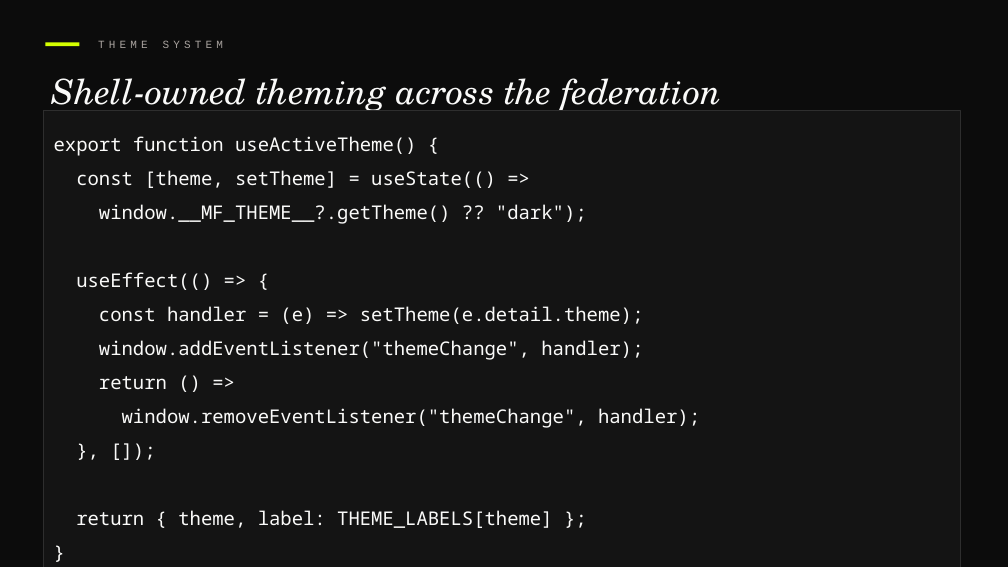
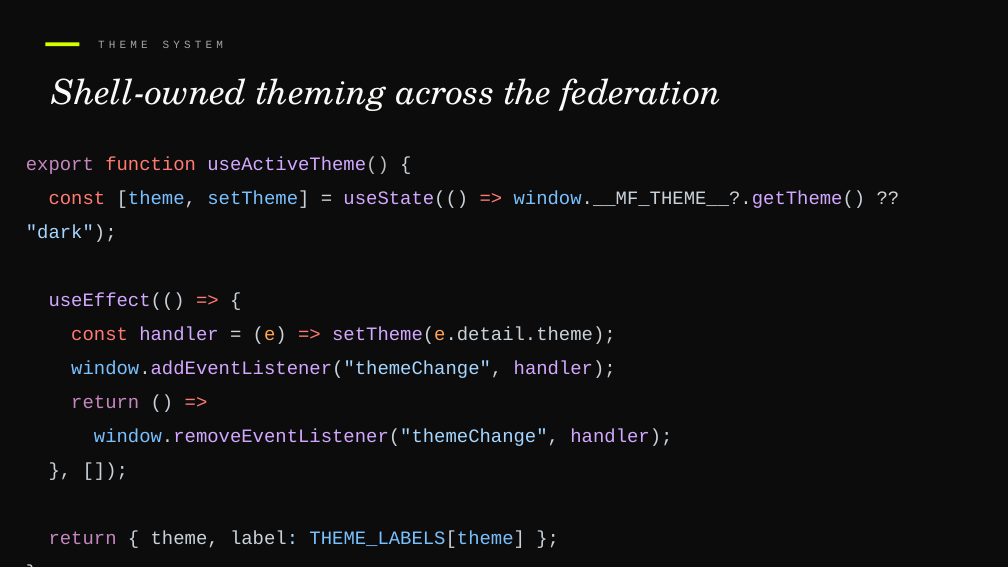
Before and after one commit to devlinduldulao/module-federation-demo, a slide deck: slide 31 of presentation/module-federation.pptx. Drawn at 1008x567 pixels with LibreOffice and Linux fonts; fonts in the diff are those of the drawing. Boxes give left, top, right and bottom in pixels: in the first picture for what was removed or moved away, otherwise in the second. Text is boxed around its words. In the diff, an @@ line names an element or a change of style, - is before the commit and + after.

Commit message:
updated

```diff
--- a/presentation/module-federation.pptx
+++ b/presentation/module-federation.pptx
@@ text "export function useActiveTheme() {": place and size @@
-text "export function useActiveTheme() {" at (43, 111, 960, 567)
+text "export function useActiveTheme() {" at (26, 156, 866, 548)
@@ text "export function useActiveTheme() {" at (26, 156, 866, 548): fill #141414 to none; outline #2E2E2E 0.75 pt to none @@
@@ text at (26, 156, 672, 548): font Noto Sans Mono to Courier New in "export function useActiveTheme() {", "useEffect(() => {", "const handler = (e) => setTheme(e.detail.theme);", "window.addEventListener("themeChange", handler);" and 5 more places; text colour #FAFAF9 to #C586C0 in "export", "return", "return"; text colour #FAFAF9 to #FF7B72 in "function", "=>", "const =>", "=>"; text colour #FAFAF9 to #D2A8FF in "useActiveTheme()", "useEffect(()", "handler setTheme(e.detail.theme);", "window.addEventListener("themeChange", handler);" and 1 more places; text colour #FAFAF9 to #BBBEBF in "useActiveTheme()"; text colour #FAFAF9 to #C9D1D9 in "{", "useEffect(() {", "(e) setTheme(e.detail.theme);", "window.addEventListener("themeChange", handler);" and 5 more places; text colour #FAFAF9 to #D4D4D4 in "="; text colour #FAFAF9 to #FFA657 in "(e) setTheme(e.detail.theme);"; text colour #FAFAF9 to #79C0FF in "window.addEventListener("themeChange",", "window.removeEventListener("themeChange",", "THEME_LABELS[theme]"; text colour #FAFAF9 to #A5D6FF in "window.addEventListener("themeChange",", "window.removeEventListener("themeChange","; text colour #FAFAF9 to #9CDCFE in "label:" @@
@@ text at (26, 190, 866, 242): text changed; font Noto Sans Mono to Courier New; text colour #FAFAF9 to #C9D1D9 @@
-const [theme, setTheme] = useState(() =>
-window.__MF_THEME__?.getTheme() ?? "dark");
+const [theme, setTheme] = useState(() => window.__MF_THEME__?.getTheme() ?? "dark");
```
Also in this commit, not shown: 15 other slides changed, 1 slide removed.
